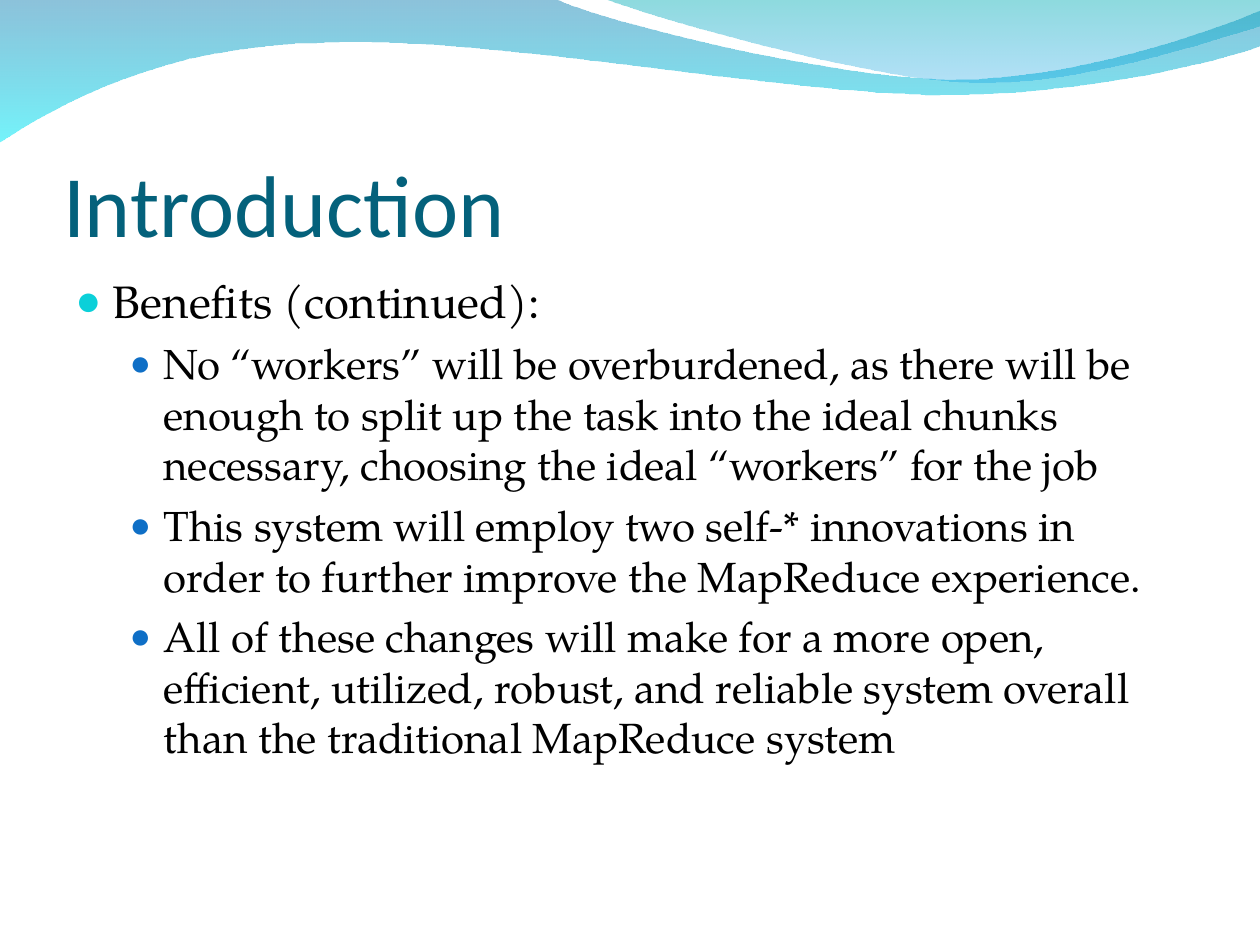
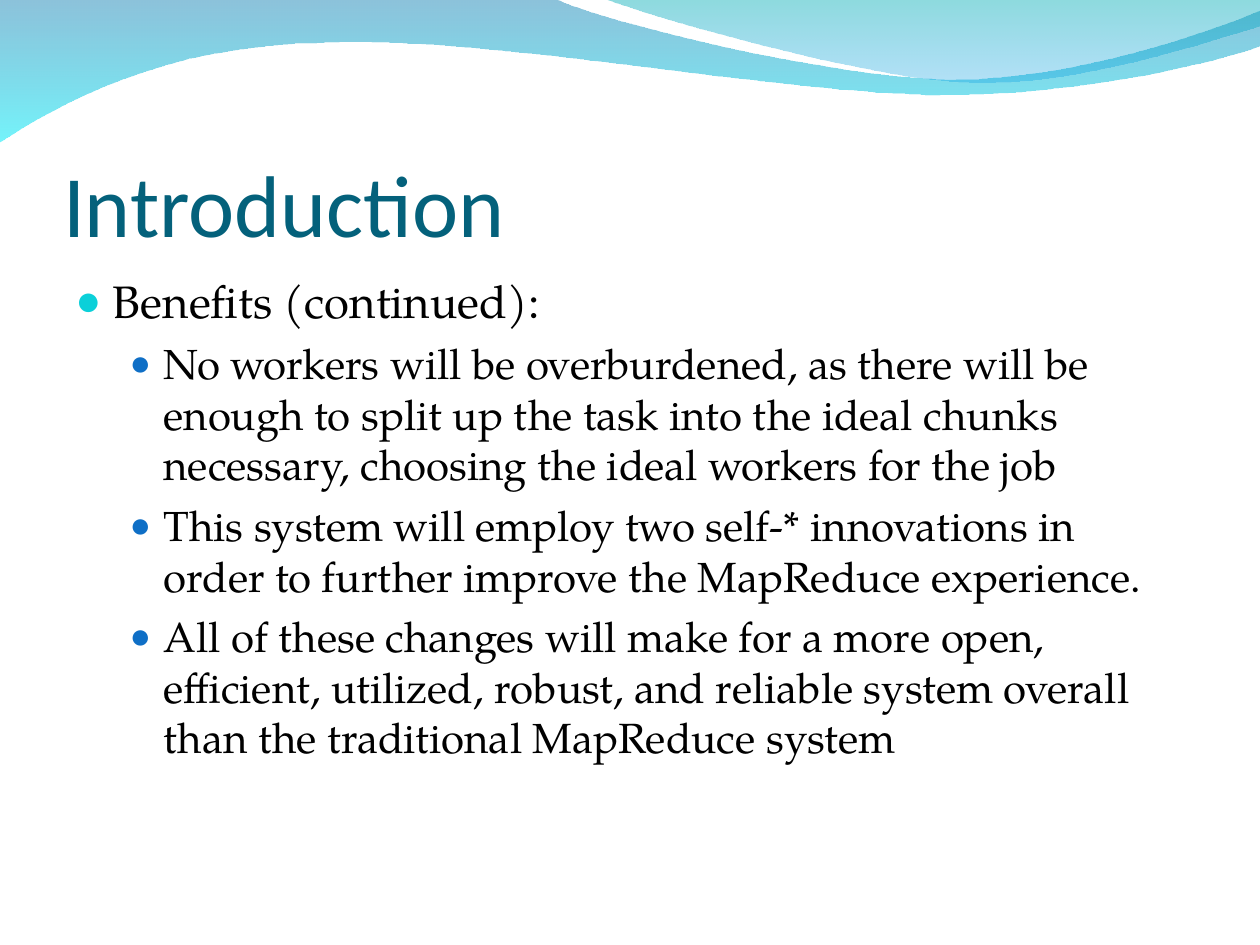
Before and after one commit to osecki/cs647, a slide deck: slide 6 of Documentation/Final Paper and Slides/MapReduce Final Presentation.ppt. Drawn at 1260x945 pixels with LibreOffice and Linux fonts; fonts in the diff are those of the drawing; background and template pictures are left out. Boxes give left, top, right and bottom in pixels: in the first picture for what was removed or moved away, otherwise in the second. Text is boxed around its words. In the diff, an @@ line names an element or a change of style, - is before the commit and + after.

```diff
--- a/Documentation/Final Paper and Slides/MapReduce Final Presentation.ppt
+++ b/Documentation/Final Paper and Slides/MapReduce Final Presentation.ppt
@@ text at (x1=164, y1=348, x2=1089, y2=492): text changed @@
-  ● No “workers” will be overburdened, as there will be enough to split up the task into the ideal chunks necessary, choosing the ideal “workers” for the job
+  ● No workers will be overburdened, as there will be enough to split up the task into the ideal chunks necessary, choosing the ideal workers for the job
```
Also in this commit, not shown: 22 other slides changed, 5 other files.
